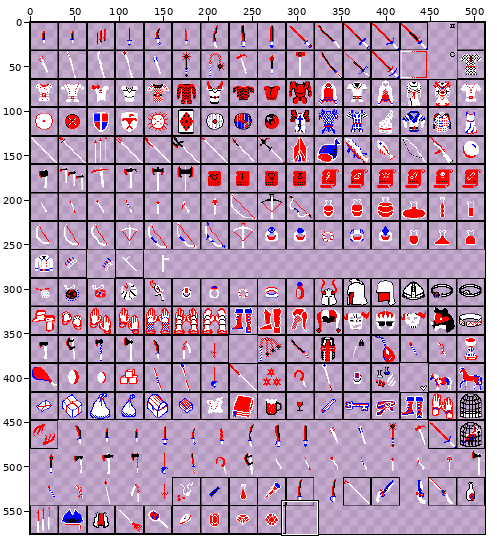
Sprite sheet -- resources/sprites/items.png. The first picture is a wide view before the edit; the outline marks the close-up.
Close-up. Before:
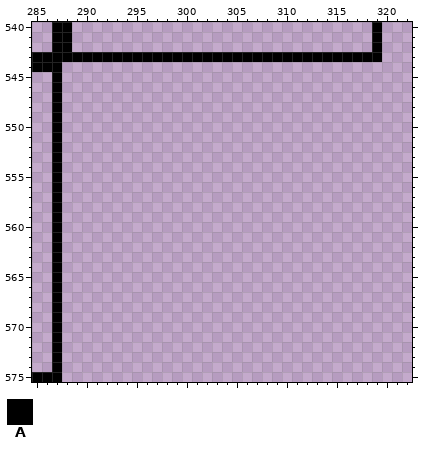
The file is 512x576 pixels. Pixels under 10% opacity are left out. Colours within 5 levels of each other are drawn and written as one. Shown: x 285..322, y 540..575.
Palette (. is transparent): A #000000
Pixels before, first column x 285:
540 ..AA..............................A
541 ..AA..............................A
542 ..AA..............................A
543 AAAAAAAAAAAAAAAAAAAAAAAAAAAAAAAAAAA
544 AAA................................
545 ..A................................
546 ..A................................
547 ..A................................
548 ..A................................
549 ..A................................
550 ..A................................
551 ..A................................
552 ..A................................
553 ..A................................
554 ..A................................
555 ..A................................
556 ..A................................
557 ..A................................
558 ..A................................
559 ..A................................
560 ..A................................
561 ..A................................
562 ..A................................
563 ..A................................
564 ..A................................
565 ..A................................
566 ..A................................
567 ..A................................
568 ..A................................
569 ..A................................
570 ..A................................
571 ..A................................
572 ..A................................
573 ..A................................
574 ..A................................
575 AAA................................
After the commit:
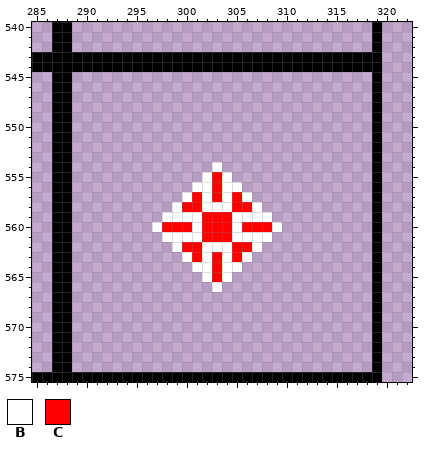
Colours new in this view: B #ffffff  C #ff0000
What changed:
Changed rows in their new state; - is an unchanged pixel.
first column x 288:
544 AAAAAAAAAAAAAAAAAAAAAAAAAAAAAAAA
545 A------------------------------A
546 A------------------------------A
547 A------------------------------A
548 A------------------------------A
549 A------------------------------A
550 A------------------------------A
551 A------------------------------A
552 A------------------------------A
553 A------------------------------A
554 A--------------B---------------A
555 A-------------BCB--------------A
556 A------------BBCBB-------------A
557 A-----------BCBCBCB------------A
558 A----------BCCBBBCCB-----------A
559 A---------BBBBCCCBBBB----------A
560 A--------BCCCBCCCBCCCB---------A
561 A---------BBBBCCCBBBB----------A
562 A----------BCCBBBCCB-----------A
563 A-----------BCBCBCB------------A
564 A------------BBCBB-------------A
565 A-------------BCB--------------A
566 A--------------B---------------A
567 A------------------------------A
568 A------------------------------A
569 A------------------------------A
570 A------------------------------A
571 A------------------------------A
572 A------------------------------A
573 A------------------------------A
574 A------------------------------A
575 AAAAAAAAAAAAAAAAAAAAAAAAAAAAAAAA
